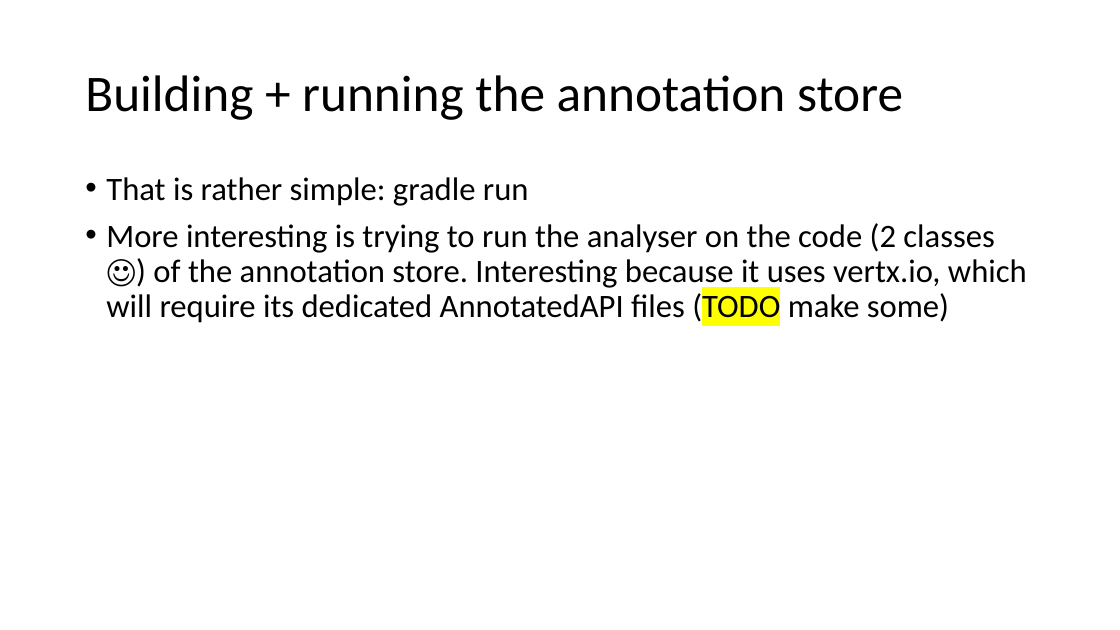
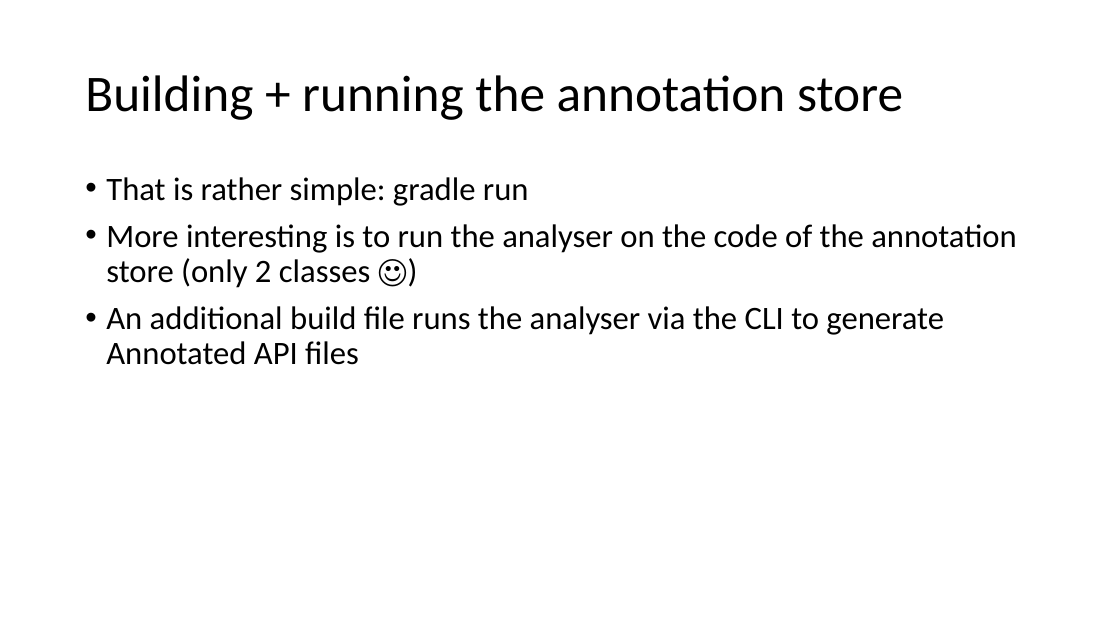
Before and after one commit to e2immu/e2immu-site, a slide deck: slide 9 of static/powerpoint/SlideDeck2.pptx (slide 11 before the commit). Drawn at 1120x630 pixels with LibreOffice and Linux fonts; fonts in the diff are those of the drawing. Boxes give left, top, right and bottom in pixels: in the first picture for what was removed or moved away, otherwise in the second. Text is boxed around its words. In the diff, an @@ line names an element or a change of style, - is before the commit and + after.

```diff
--- a/static/powerpoint/SlideDeck2.pptx
+++ b/static/powerpoint/SlideDeck2.pptx
@@ text at [106,224,1016,365]: text changed @@
-• More interesting is trying to run the analyser on the code (2 classes ☺) of the annotation store. Interesting because it uses vertx.io, which will require its dedicated AnnotatedAPI files (TODO make some)
+• More interesting is to run the analyser on the code of the annotation store (only 2 classes ☺)
+• An additional build file runs the analyser via the CLI to generate Annotated API files
```
Also in this commit, not shown: 8 other slides changed, 1 slide removed, 4 other files.
